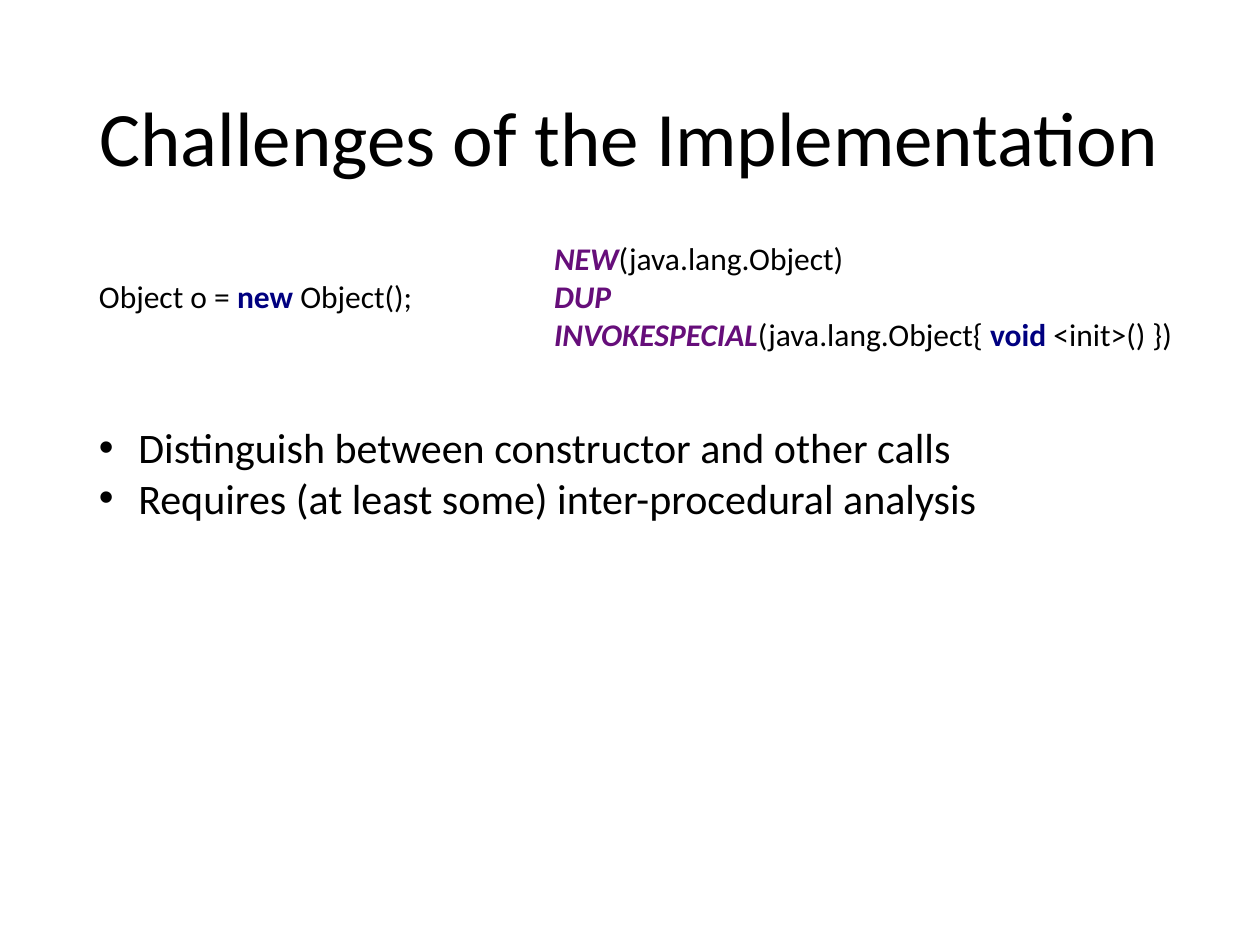
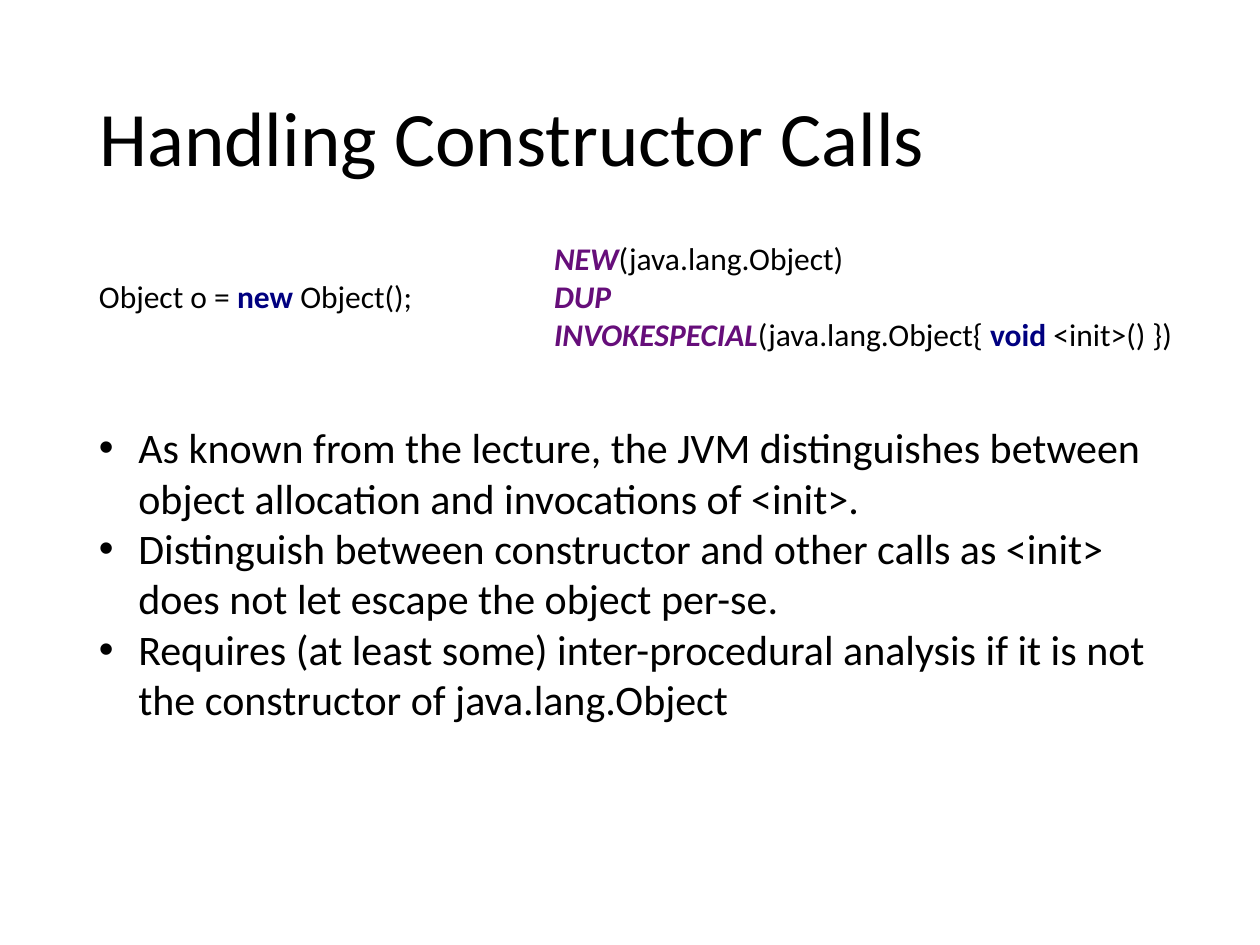
Before and after one commit to stg-tud/apsa, a slide deck: slide 17 of 2019/13-EscapeAnalysis/EscapeAnalysis.pptx. Drawn at 1260x945 pixels with LibreOffice and Linux fonts; fonts in the diff are those of the drawing. Boxes give left, top, right and bottom in pixels: in the first picture for what was removed or moved away, otherwise in the second. Text is boxed around its words. In the diff, an @@ line names an element or a change of style, - is before the commit and + after.

```diff
--- a/2019/13-EscapeAnalysis/EscapeAnalysis.pptx
+++ b/2019/13-EscapeAnalysis/EscapeAnalysis.pptx
@@ title at [99,112,924,180]: text changed @@
-Challenges of the Implementation
+Handling Constructor Calls
@@ text at [138,433,1144,723]: text changed @@
-• Distinguish between constructor and other calls
-• Requires (at least some) inter-procedural analysis
+• As known from the lecture, the JVM distinguishes between object allocation and invocations of <init>.
+• Distinguish between constructor and other calls as <init> does not let escape the object per-se.
+• Requires (at least some) inter-procedural analysis if it is not the constructor of java.lang.Object
```
Also in this commit, not shown: 6 other slides changed, 2 other files.
